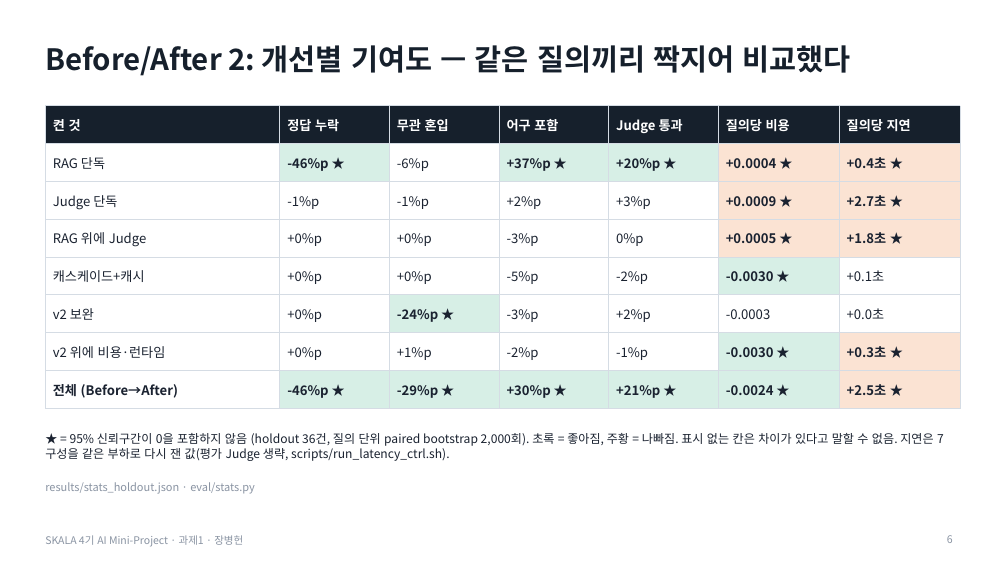
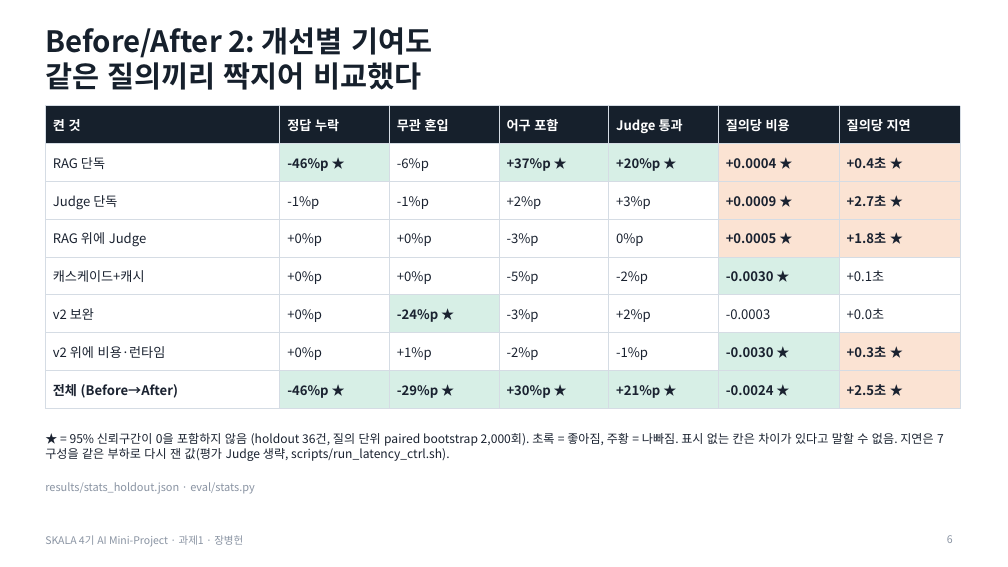
Before and after one commit to jang961111-hash/incident-agent-ablation, a slide deck: slide 6 of deck/incident-agent-ablation_5min_canva.pptx. Drawn at 1008x567 pixels with LibreOffice and Linux fonts; fonts in the diff are those of the drawing. Boxes give left, top, right and bottom in pixels: in the first picture for what was removed or moved away, otherwise in the second. Text is boxed around its words. In the diff, an @@ line names an element or a change of style, - is before the commit and + after.

```diff
--- a/deck/incident-agent-ablation_5min_canva.pptx
+++ b/deck/incident-agent-ablation_5min_canva.pptx
@@ title at <box>45,27,432,90</box>: text changed @@
-Before/After 2: 개선별 기여도 — 같은 질의끼리 짝지어 비교했다
+Before/After 2: 개선별 기여도
+같은 질의끼리 짝지어 비교했다
```
Also in this commit, not shown: 3 other files.
